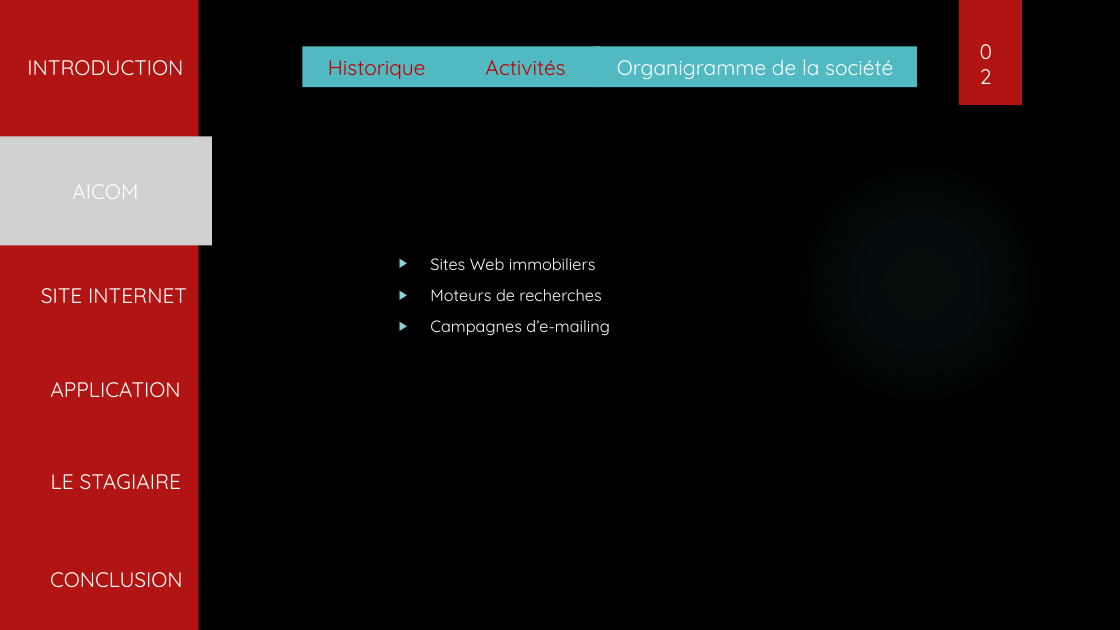
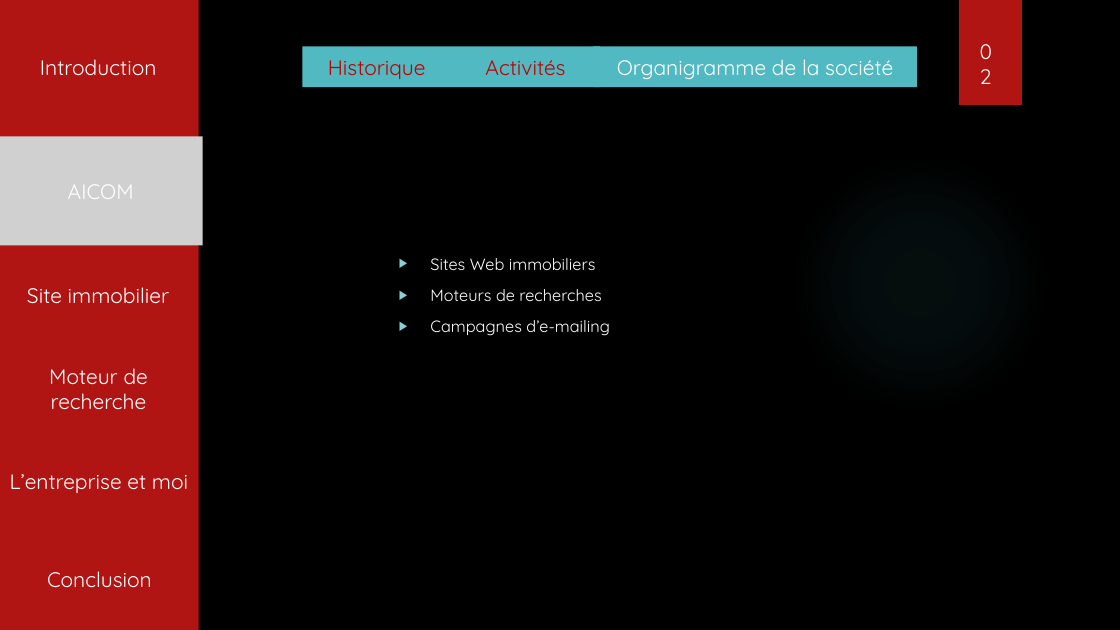
Before and after one commit to tochyvn/ma_banque_document, a slide deck: slide 4 of Aviaco france.pptx. Drawn at 1120x630 pixels with LibreOffice and Linux fonts; fonts in the diff are those of the drawing; grey boxes stand for pictures; background and template pictures are left out. Boxes give left, top, right and bottom in pixels: in the first picture for what was removed or moved away, otherwise in the second. Text is boxed around its words. In the diff, an @@ line names an element or a change of style, - is before the commit and + after.

```diff
--- a/Aviaco france.pptx
+++ b/Aviaco france.pptx
@@ text at box(40, 59, 156, 76): text changed @@
-INTRODUCTION
+Introduction
@@ picture "AICOM": place and size @@
-picture "AICOM" at box(0, 136, 213, 245)
+picture "AICOM" at box(0, 136, 203, 245)
@@ text at box(27, 287, 170, 304): text changed @@
-SITE INTERNET
+Site immobilier
@@ text added at box(49, 368, 148, 409), 18 pt, text #FFFFFF @@
+Moteur de recherche
@@ text removed at box(50, 382, 181, 397) @@
-APPLICATION
@@ text added at box(10, 474, 188, 493), 18 pt, text #FFFFFF @@
+L’entreprise et moi
@@ text removed at box(51, 474, 182, 490) @@
-LE STAGIAIRE
@@ text at box(47, 571, 152, 588): text changed @@
-CONCLUSION
+Conclusion
```
Also in this commit, not shown: 4 other slides changed.
